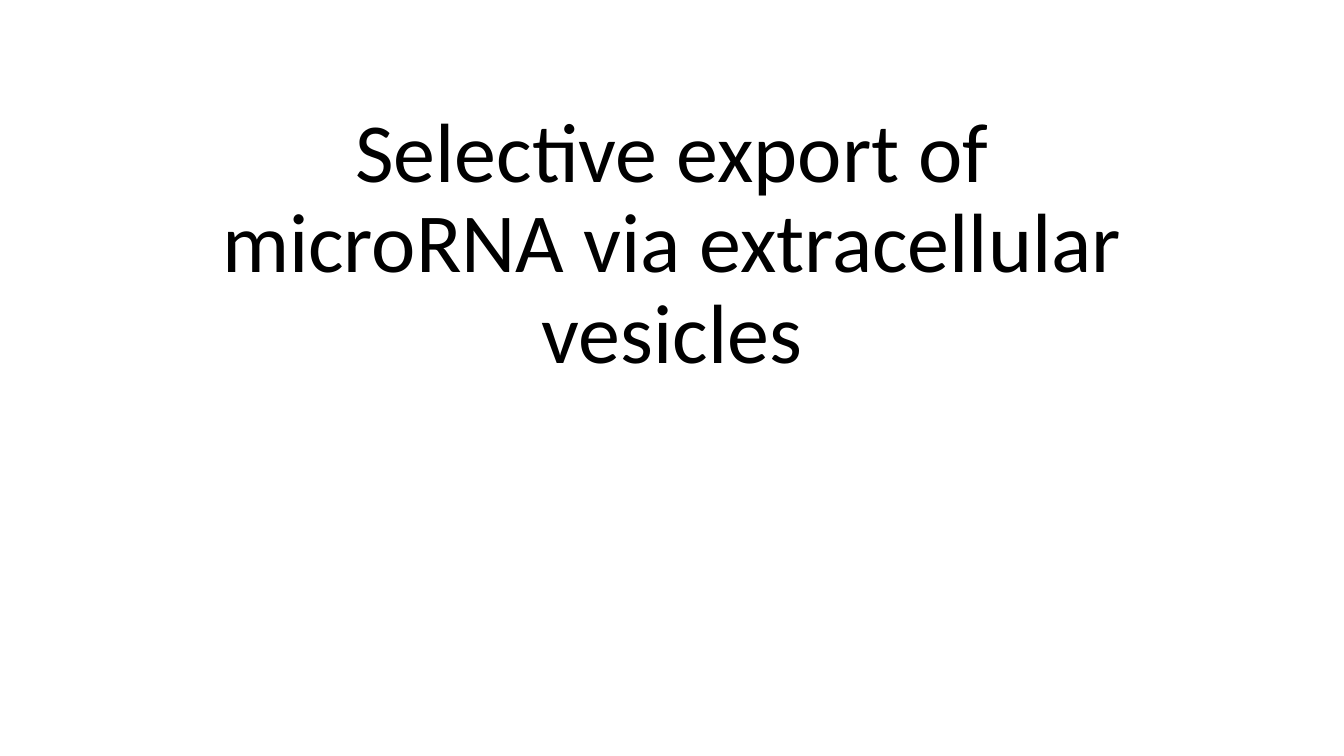
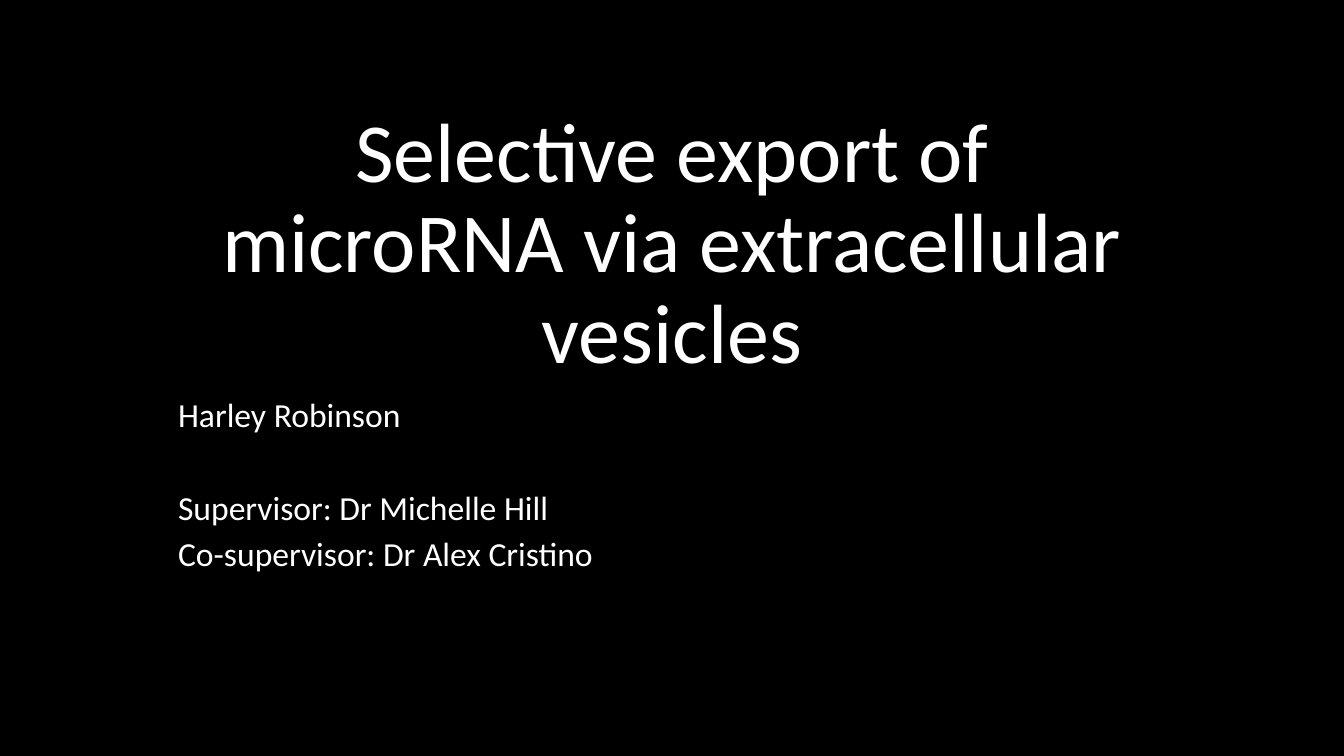
Before and after one commit to HarleyRobinson/Honours2, a slide deck: slide 1 of BackgroundInfo/Selective export of microRNA via extracellular vesicles.pptx. Drawn at 1344x756 pixels with LibreOffice and Linux fonts; fonts in the diff are those of the drawing; background and template pictures are left out. Boxes give left, top, right and bottom in pixels: in the first picture for what was removed or moved away, otherwise in the second. Text is boxed around its words. In the diff, an @@ line names an element or a change of style, - is before the commit and + after.

```diff
--- a/BackgroundInfo/Selective export of microRNA via extracellular vesicles.pptx
+++ b/BackgroundInfo/Selective export of microRNA via extracellular vesicles.pptx
@@ background #FFFFFF to picture (left out) @@
@@ title "Selective export of microRNA via ..." at [222,123,1121,364]: text colour #000000 to #FFFFFF @@
@@ subtitle added at [178,403,593,572], 24 pt, text #FFFFFF @@
+Harley Robinson
+Supervisor: Dr Michelle Hill
+Co-supervisor: Dr Alex Cristino
```
Also in this commit, not shown: 8 other slides changed, 1 slide added, 1 slide removed, 3 other files.
